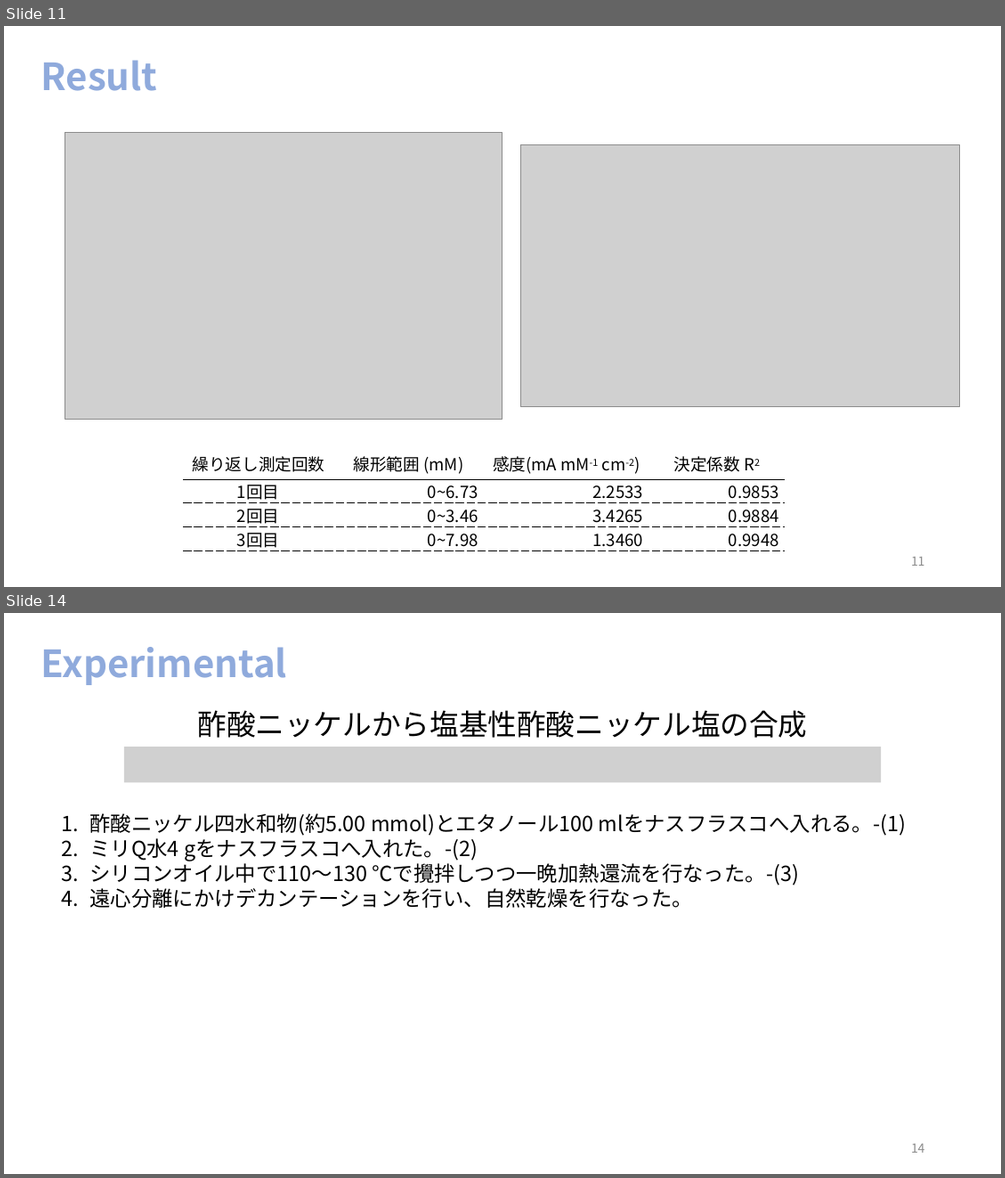
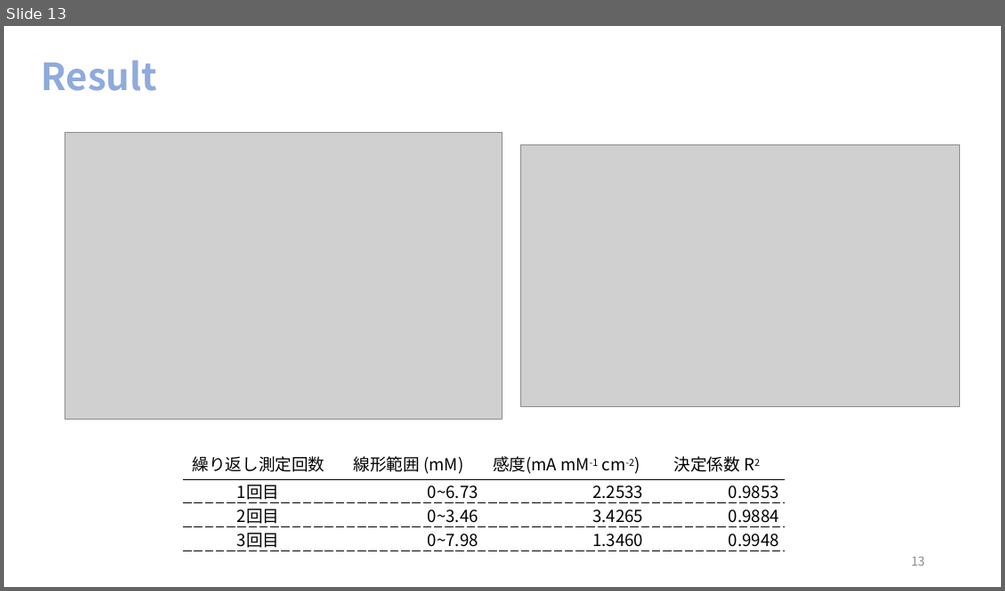
Before and after one commit to akidon0000/graduation-thesis, a slide deck: 発表スライド/卒論スライド 松山晃大.pptx. Shown one above the other, each under a label of ours: slides 11 and 14 before the commit, slide 13 after it; the slides between them are not shown. The pictures are 1005x1178 and 1005x591 pixels, drawn with LibreOffice and Linux fonts; fonts in the diff are those of the drawing; grey boxes stand for pictures. Boxes give left, top, right and bottom in pixels: in the first picture for what was removed or moved away, otherwise in the second. Text is boxed around its words. In the diff, an @@ line names an element or a change of style, - is before the commit and + after.

```diff
--- a/発表スライド/卒論スライド 松山晃大.pptx
+++ b/発表スライド/卒論スライド 松山晃大.pptx
@@ slide 14 removed at box(4, 613, 1001, 1174), background #FFFFFF @@
@@ title removed at box(41, 647, 288, 685) @@
-Experimental
@@ text removed at box(89, 710, 906, 908) @@
-酢酸ニッケルから塩基性酢酸ニッケル塩の合成
-1. 酢酸ニッケル四水和物(約5.00 mmol)とエタノール100 mlをナスフラスコへ入れる。-(1)
-2. ミリQ水4 gをナスフラスコへ入れた。-(2)
-3. シリコンオイル中で110〜130 ℃で攪拌しつつ一晩加熱還流を行なった。-(3)
-4. 遠心分離にかけデカンテーションを行い、自然乾燥を行なった。
@@ picture removed at box(124, 747, 882, 783) @@
@@ page number removed at box(911, 1143, 925, 1152) @@
-14
@@ what was slide 11 is now slide 13 @@
@@ page number at box(911, 556, 925, 565): text changed @@
-11
+13
```
Also in this commit, not shown: 6 slides changed, 7 slides added, 7 other slides removed, 13 other files.
